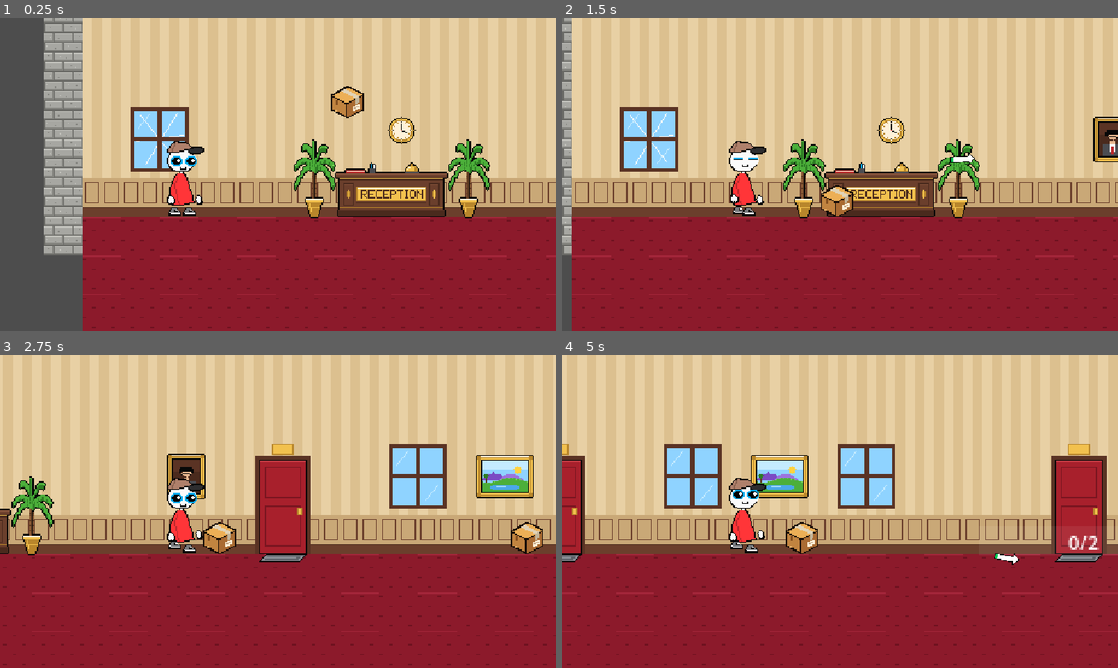
Above: before the commit, frames 1-4 (two rows, left to right).
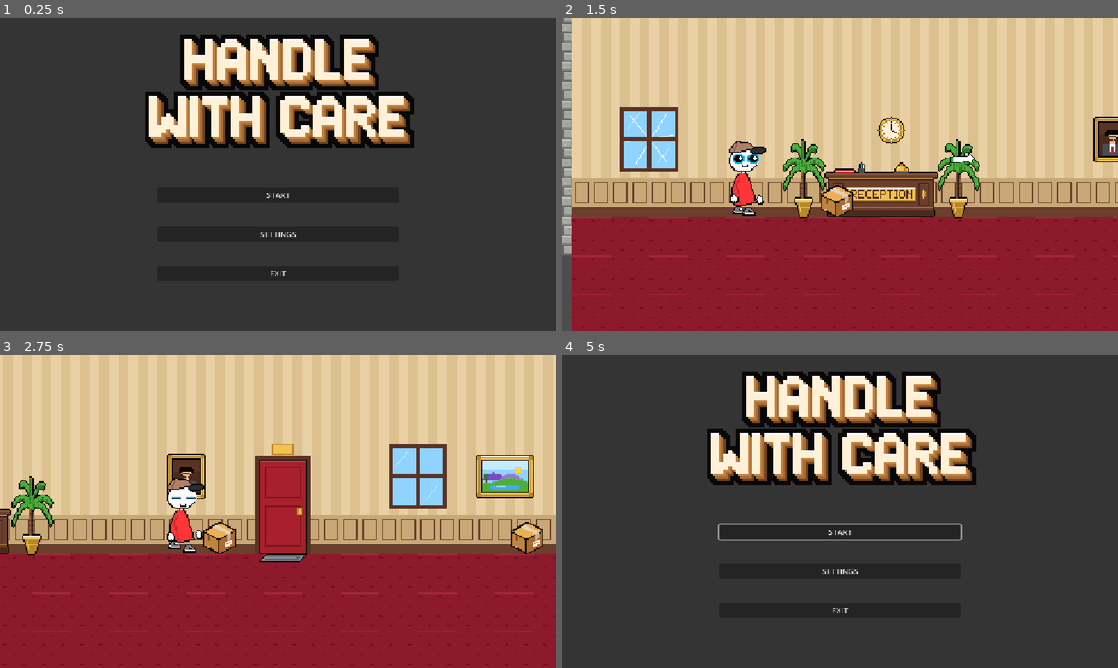
Above: after the commit, the same moments.

Repository: maximusf/handle-with-care
Game: Godot game, scene res://scenes/level_manager.tscn
Two runs of this game, one before a commit and one after it. Both use one fixed random seed, a clock stepped at 60 frames per second and the inputs below.
Inputs (mouse positions are in pixels of both pictures, inside the frame that each line leads up to):
- Up to frame 1 (0.25 s): no input
- Up to frame 2 (1.5 s): click (840, 196) at 0.5 s, where only the run after the commit has a clickable "START"; move the mouse to (962, 158) at 1.27 s; press the mouse at (962, 158) at 1.28 s; hold D (move_right) from 1.28 s (still down)
- Up to frame 3 (2.75 s): keep holding D (move_right); tap Space (jump) at 1.52, 2.27 s; move the mouse to (166, 527) at 2.02 s; release the mouse at (166, 527) at 2.03 s; click (166, 527) at 2.1 s
- Up to frame 4 (5 s): move the mouse to (895, 442) at 2.77 s; release D (move_right) at 2.78 s; press the mouse at (895, 442) at 2.78 s; hold A (move_left) 2.78-3.53 s; move the mouse to (812, 574) at 3.52 s; release the mouse at (812, 574) at 3.53 s; hold D (move_right) from 3.53 s (still down); click (812, 574) at 3.6 s; tap Space (jump) at 3.77, 4.52 s; move the mouse to (1006, 558) at 4.27 s; press the mouse at (1006, 558) at 4.28 s; tap Escape (main_menu, bound only after the commit) at 4.9 s

The runs differ from the first frame. In frame 1, 99% of the frame differs, in the area x 0-100%, y 0-100%; in frame 2, 0.1%; in frame 3, 0.1%; in frame 4, 100%.

Commit message:
Added level looping logic in level manager and the escape menu input

Diff:
--- a/project.godot
+++ b/project.godot
@@ -52,6 +52,11 @@
 "events": [Object(InputEventKey,"resource_local_to_scene":false,"resource_name":"","device":-1,"window_id":0,"alt_press …(191 unchanged characters)…
 ]
 }
+main_menu={
+"deadzone": 0.2,
+"events": [Object(InputEventKey,"resource_local_to_scene":false,"resource_name":"","device":-1,"window_id":0,"alt_pressed":false,"shift_pressed":false,"ctrl_pressed":false,"meta_pressed":false,"pressed":false,"keycode":0,"physical_keycode":4194305,"key_label":0,"unicode":0,"location":0,"echo":false,"script":null)
+]
+}
 
 [physics]
 
--- a/scenes/User_Interface.tscn
+++ b/scenes/User_Interface.tscn
@@ -7,9 +7,11 @@
 [ext_resource type="PackedScene" uid="uid://d3kack6x0mogq" path="res://scenes/hud.tscn" id="5_vf7gk"]
 
 [node name="User_Interface" type="CanvasLayer" unique_id=1313764124]
+process_mode = 3
 script = ExtResource("1_2rp2v")
 
 [node name="Main_Menu" parent="." unique_id=1645713669 instance=ExtResource("2_cua1d")]
+texture_filter = 1
 
 [node name="Settings_Menu" parent="." unique_id=1741268751 instance=ExtResource("3_6d8kr")]
 
--- a/scenes/level_manager.tscn
+++ b/scenes/level_manager.tscn
@@ -2,20 +2,20 @@
 
 [ext_resource type="Script" uid="uid://chxwtj777tqov" path="res://scripts/level_manager.gd" id="1_5eglo"]
 [ext_resource type="PackedScene" uid="uid://3voc4krq6q61" path="res://scenes/level_01_tutorial.tscn" id="2_lbe5n"]
+[ext_resource type="PackedScene" uid="uid://bwttur5fpw6bj" path="res://scenes/User_Interface.tscn" id="3_2yrkd"]
 [ext_resource type="Script" uid="uid://c5526lmqhsl8p" path="res://scripts/camera_2d.gd" id="3_lbe5n"]
 
 [node name="Level_Manager" type="Node" unique_id=1278203149]
 script = ExtResource("1_5eglo")
+first_level = ExtResource("2_lbe5n")
 
-[node name="Level01_Tutorial" parent="." unique_id=1967683342 instance=ExtResource("2_lbe5n")]
+[node name="CurrentLevel" type="Node2D" parent="." unique_id=1954569347]
 
-[node name="Camera2D" type="Camera2D" parent="." unique_id=1562498216 node_paths=PackedStringArray("player")]
+[node name="Camera2D" type="Camera2D" parent="." unique_id=1562498216]
 zoom = Vector2(2.5, 2.5)
 rotation_smoothing_enabled = true
 script = ExtResource("3_lbe5n")
-player = NodePath("../Level01_Tutorial/Player")
 
-[connection signal="kicked" from="Level01_Tutorial/Package" to="." method="_on_package_kicked"]
-[connection signal="landed" from="Level01_Tutorial/Package" to="." method="_on_package_landed"]
+[node name="User_Interface" parent="." unique_id=1313764124 instance=ExtResource("3_2yrkd")]
 
-[editable path="Level01_Tutorial"]
+[editable path="User_Interface"]
--- a/scripts/camera_2d.gd
+++ b/scripts/camera_2d.gd
@@ -7,11 +7,15 @@
 
 # Called when the node enters the scene tree for the first time.
 func _ready() -> void:
-	set_camera_target(player)
-	for package in get_tree().get_nodes_in_group("packages"):
+	get_parent().connect("level_loaded", _on_level_loaded)
+
+
+func _on_level_loaded(level: Node2D) -> void:
+	player = level.get_node_or_null("Player")
+	for package in level.get_tree().get_nodes_in_group("packages"):
 		register_package(package)
-	pass # Replace with function body.
-
+	if player != null:
+		set_camera_target(player)
 
 # Called every frame. 'delta' is the elapsed time since the previous frame.
 func _process(delta: float) -> void:
--- a/scripts/level_manager.gd
+++ b/scripts/level_manager.gd
@@ -1,9 +1,42 @@
 extends Node
 
-# Called when the node enters the scene tree for the first time.
+@export var first_level: PackedScene
+@onready var current_level_holder: Node2D = $CurrentLevel
+@onready var user_interface: CanvasLayer = $User_Interface
+var current_level_scene: PackedScene
+
+
+signal level_loaded(level: Node2D)
+
 func _ready() -> void:
-	pass # Replace with function body.
+	user_interface.start_game_requested.connect(_on_start_game_requested)
+	user_interface.quit_to_menu_requested.connect(_quit_to_menu_requested)
 
-# Called every frame. 'delta' is the elapsed time since the previous frame.
-func _process(delta: float) -> void:
-	pass
+func _on_start_game_requested() -> void:
+	load_level(first_level)
+	user_interface.hud.show()
+	user_interface.main_menu.hide()
+	get_tree().paused = false
+
+func _quit_to_menu_requested() -> void:
+	print("your mo")
+
+func _unhandled_input(event: InputEvent) -> void:
+	if event.is_action_pressed("main_menu") and current_level_scene != null:
+		user_interface.hud.hide()
+		get_tree().paused = true
+		user_interface.main_menu.show()
+
+
+func load_level(level_scene: PackedScene) -> void:
+	current_level_scene = level_scene
+	# Remove the old level.
+	for child in current_level_holder.get_children():
+		child.queue_free()
+	# Add the new level.
+	var new_level := level_scene.instantiate()
+	current_level_holder.add_child(new_level)
+	level_loaded.emit(new_level)
+
+func reload_level() -> void:
+	load_level(current_level_scene)
--- a/scripts/main_menu.gd
+++ b/scripts/main_menu.gd
@@ -14,7 +14,7 @@
 func _on_start_button_pressed() -> void:
 	print('start pressed')
 	# This works for now (but the emit approach might be better to work with in level manager
-	# get_tree().change_scene_to_file("res://scenes/level_manager.tscn")
+	#get_tree().change_scene_to_file("res://scenes/level_manager.tscn")
 	start_pressed.emit()
 	# May need to add some more code to make animated sprites to work for all of these
 
